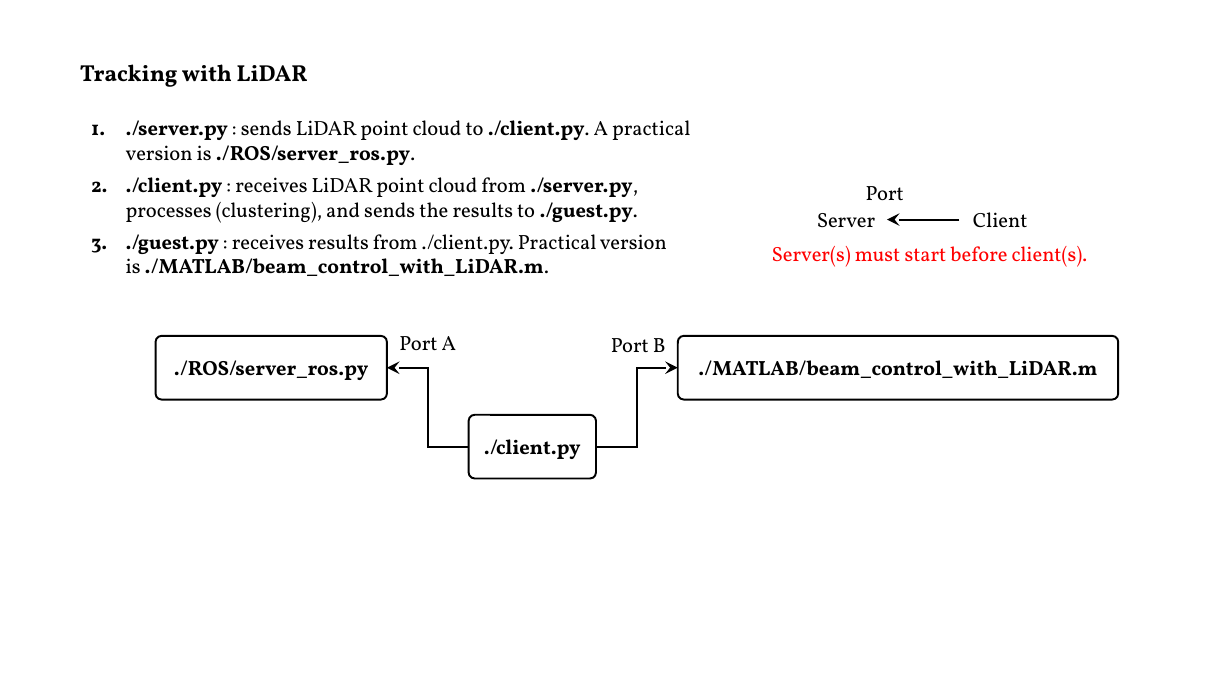
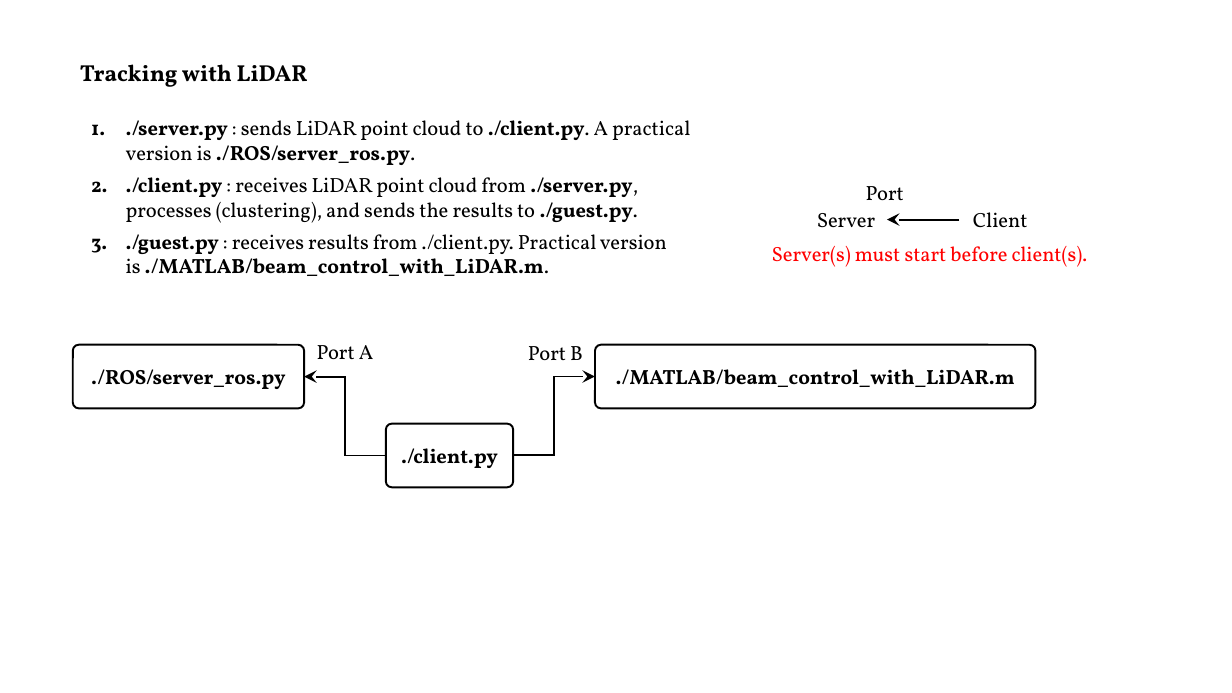
Before and after one commit to Weber-Comm/3DPointCloudTracker, a slide deck: slide 1 of INSTRUCTIONS.pptx. Drawn at 1232x693 pixels with LibreOffice and Linux fonts; fonts in the diff are those of the drawing. Boxes give left, top, right and bottom in pixels: in the first picture for what was removed or moved away, otherwise in the second. Text is boxed around its words. In the diff, an @@ line names an element or a change of style, - is before the commit and + after.

```diff
--- a/INSTRUCTIONS.pptx
+++ b/INSTRUCTIONS.pptx
@@ rounded rectangle "./ROS/server_ros.py": place and size @@
-rounded rectangle "./ROS/server_ros.py" at [155,336,386,400]
+rounded rectangle "./ROS/server_ros.py" at [73,345,304,409]
@@ 2 rounded rectangles, 2 texts, 2 elbow arrows: place and size @@
-2 rounded rectangles, 2 texts, 2 elbow arrows at [387,336,1119,479]
+2 rounded rectangles, 2 texts, 2 elbow arrows at [304,345,1036,488]
```
Also in this commit, not shown: 1 slide added, 13 other files.
